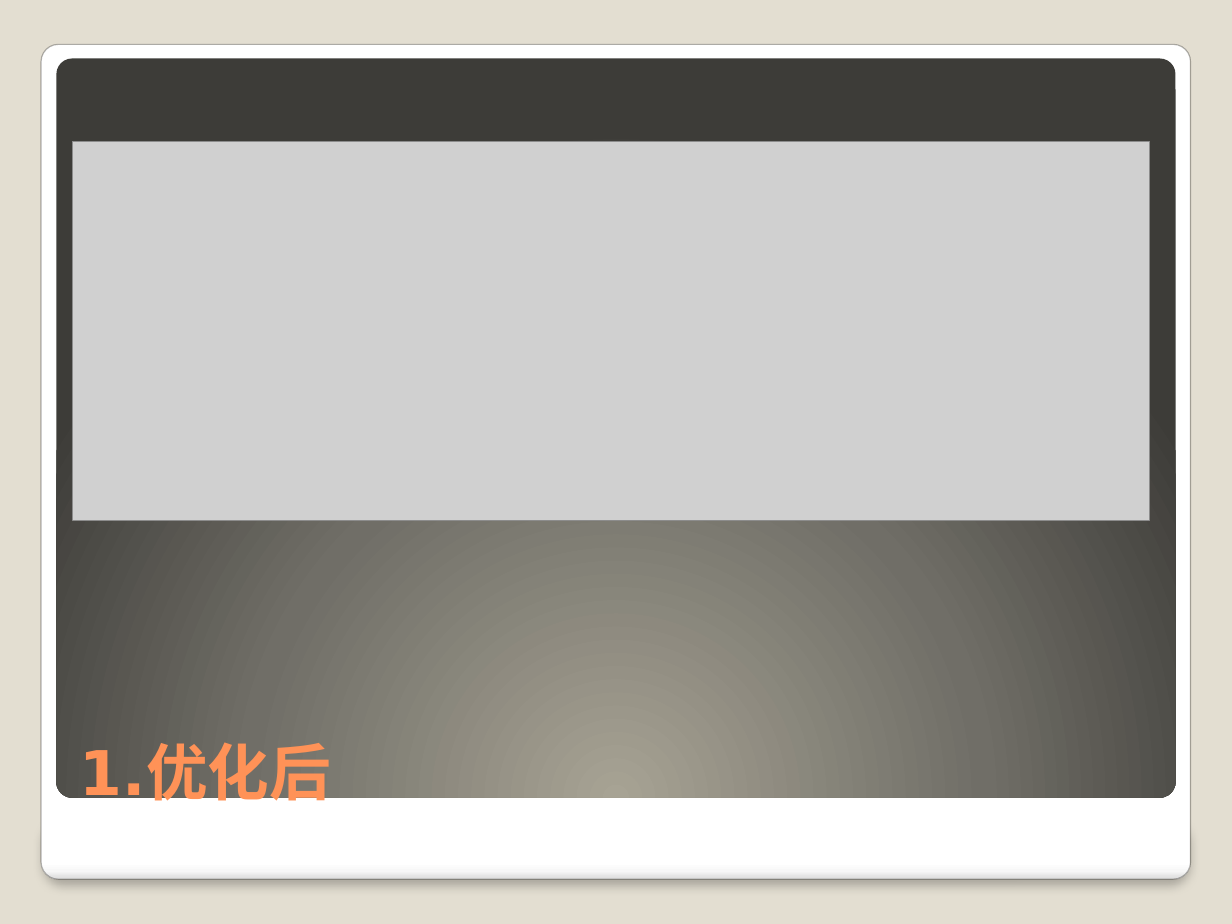
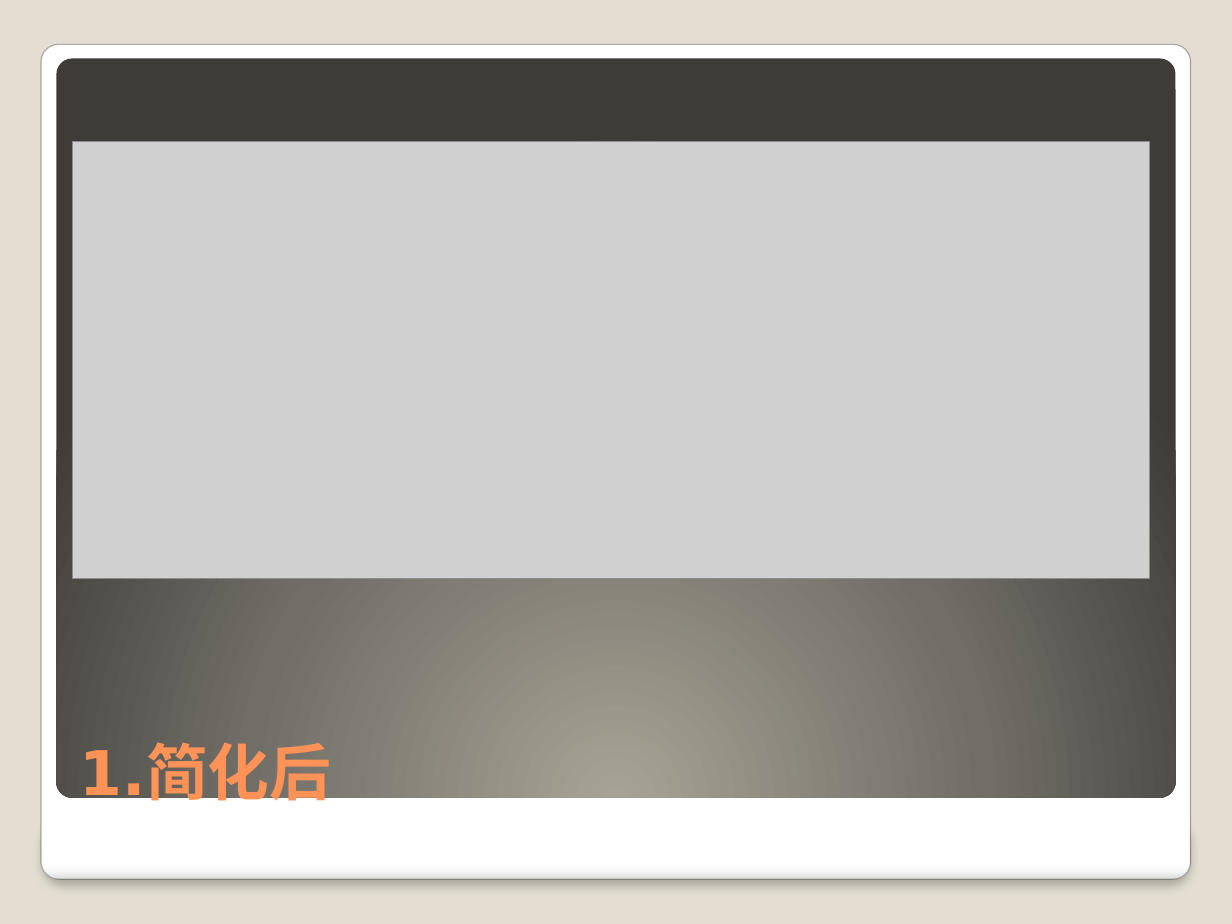
Before and after one commit to 2419931696/learngit, a slide deck: slide 24 of WebServer.pptx (slide 22 before the commit). Drawn at 1232x924 pixels with LibreOffice and Linux fonts; fonts in the diff are those of the drawing; grey boxes stand for pictures. Boxes give left, top, right and bottom in pixels: in the first picture for what was removed or moved away, otherwise in the second. Text is boxed around its words. In the diff, an @@ line names an element or a change of style, - is before the commit and + after.

```diff
--- a/WebServer.pptx
+++ b/WebServer.pptx
@@ picture resized from (x1=73, y1=142, x2=1149, y2=520) to (x1=73, y1=142, x2=1149, y2=578) @@
@@ title at (x1=80, y1=746, x2=331, y2=809): text changed @@
-1.优化后
+1.简化后
```
Also in this commit, not shown: 13 other slides changed.
